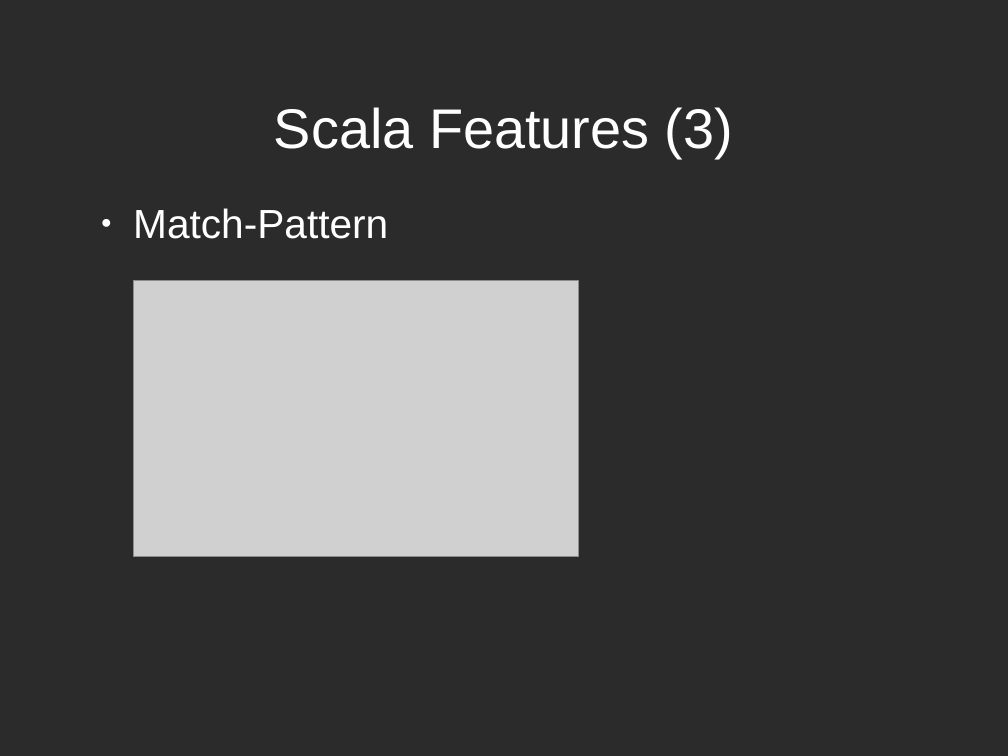
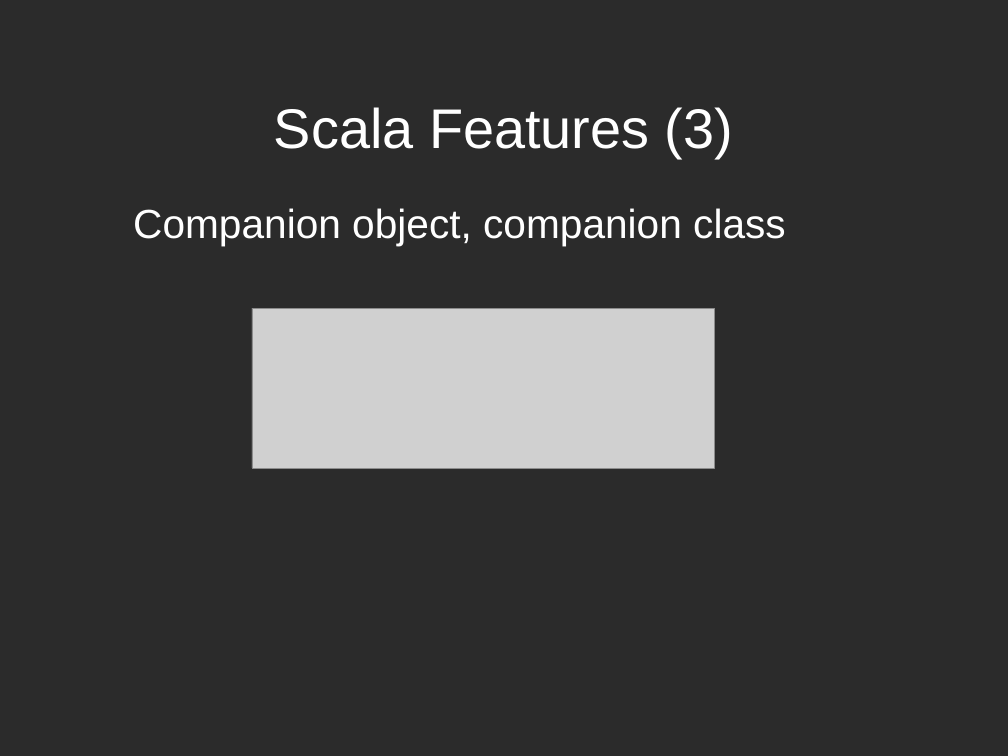
Before and after one commit to Jaykhum/dicewar, a slide deck: slide 12 of doc/Dicewars.odp (slide 9 before the commit). Drawn at 1008x756 pixels with LibreOffice and Linux fonts; fonts in the diff are those of the drawing; grey boxes stand for pictures; background and template pictures are left out; a plain dark background stands for a picture behind light text. Boxes give left, top, right and bottom in pixels: in the first picture for what was removed or moved away, otherwise in the second. Text is boxed around its words. In the diff, an @@ line names an element or a change of style, - is before the commit and + after.

```diff
--- a/doc/Dicewars.odp
+++ b/doc/Dicewars.odp
@@ text at <box>133,208,786,246</box>: text changed @@
-● Match-Pattern
+Companion object, companion class
@@ picture: place and size @@
-picture at <box>134,281,578,557</box>
+picture at <box>252,308,715,468</box>
```
Also in this commit, not shown: 11 other slides changed, 4 slides added, 12 other files.
